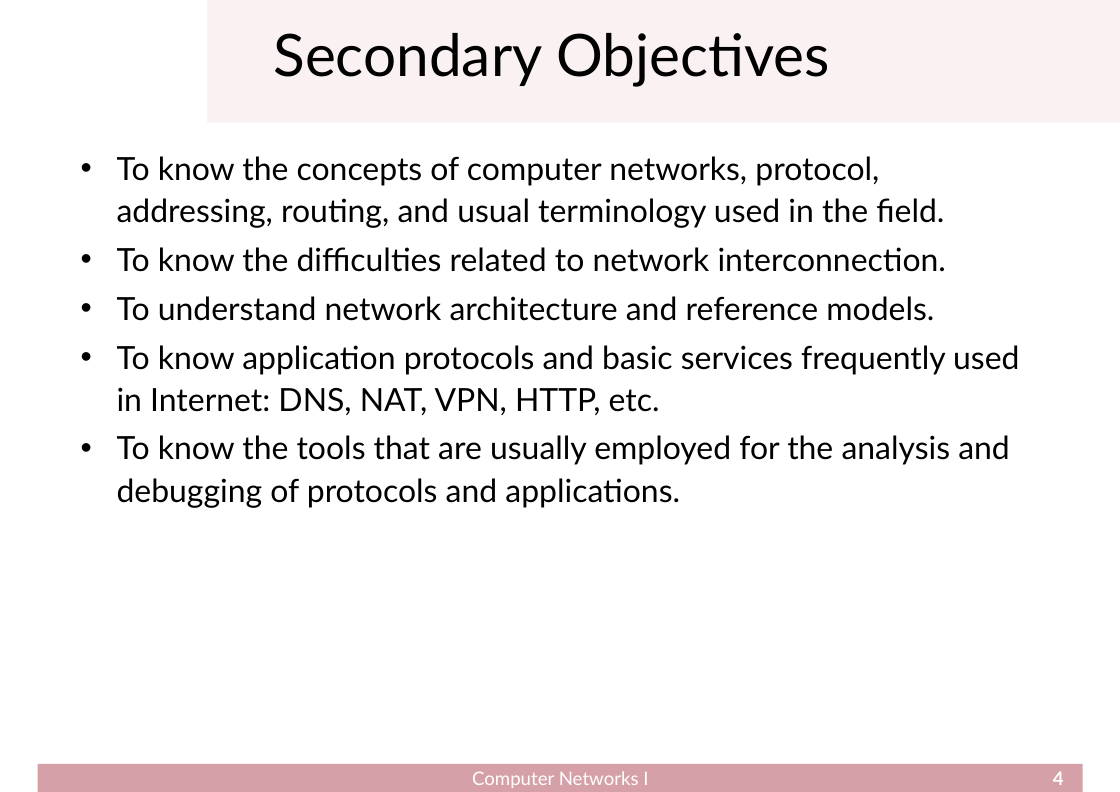
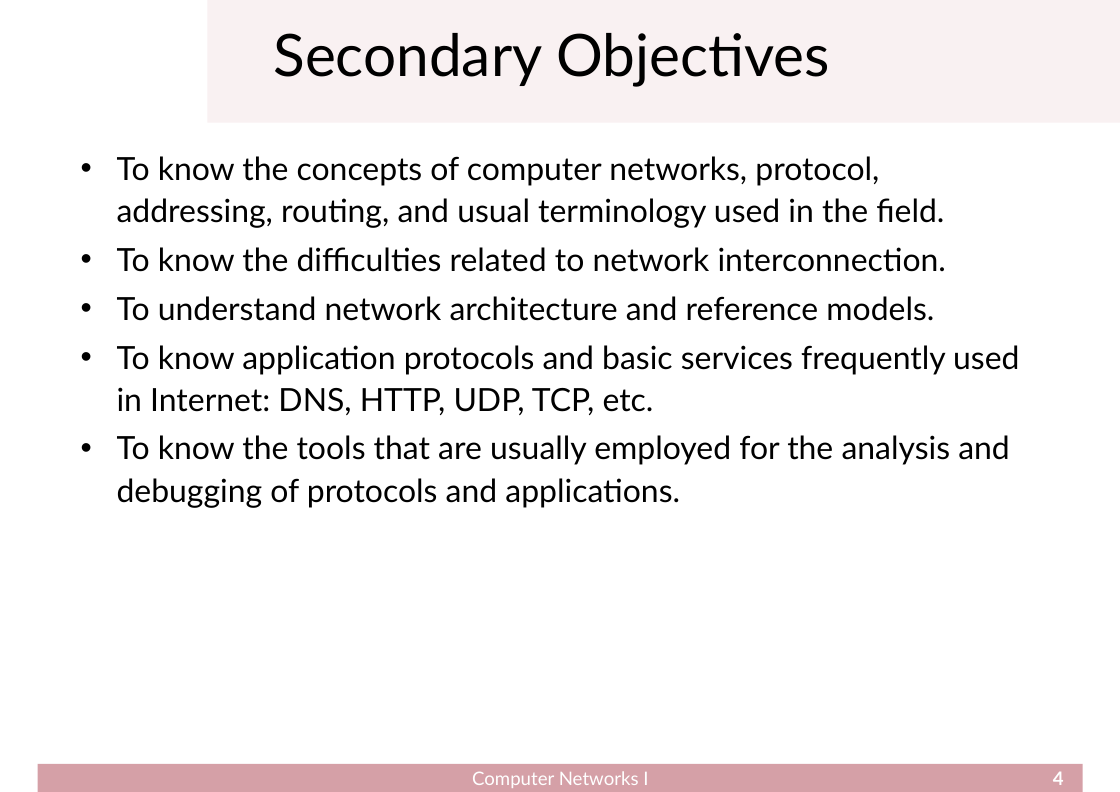
Before and after one commit to cletomartin/redes1, a slide deck: slide 4 of slides/presentation.odp. Drawn at 1120x792 pixels with LibreOffice and Linux fonts; fonts in the diff are those of the drawing; background and template pictures are left out. Boxes give left, top, right and bottom in pixels: in the first picture for what was removed or moved away, otherwise in the second. Text is boxed around its words. In the diff, an @@ line names an element or a change of style, - is before the commit and + after.

```diff
--- a/slides/presentation.odp
+++ b/slides/presentation.odp
@@ text at bbox=[117, 345, 1019, 415]: text changed @@
-• To know application protocols and basic services frequently used in Internet: DNS, NAT, VPN, HTTP, etc.
+• To know application protocols and basic services frequently used in Internet: DNS, HTTP, UDP, TCP, etc.
```
Also in this commit, not shown: 6 other slides changed, 1 slide added.
